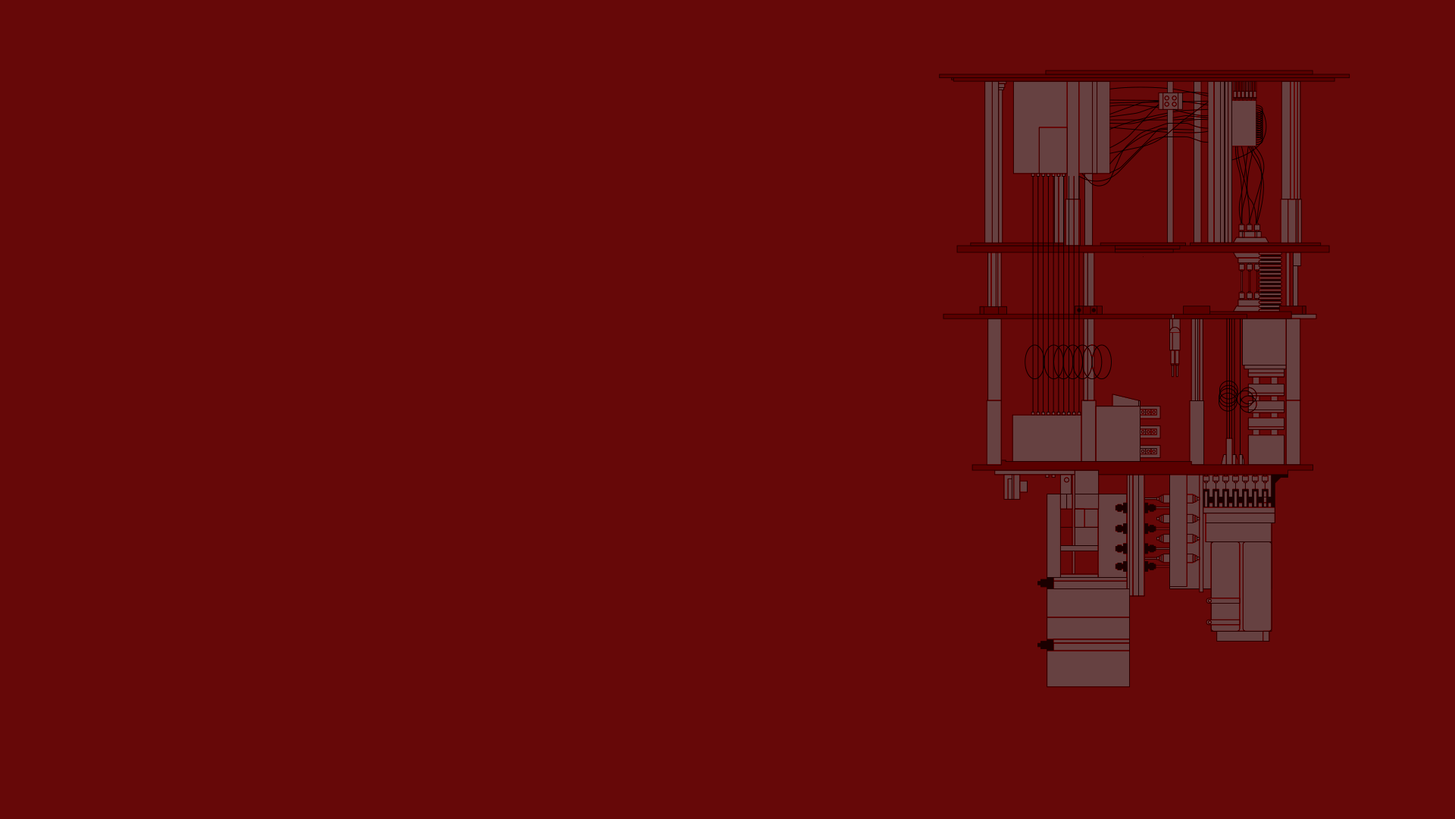
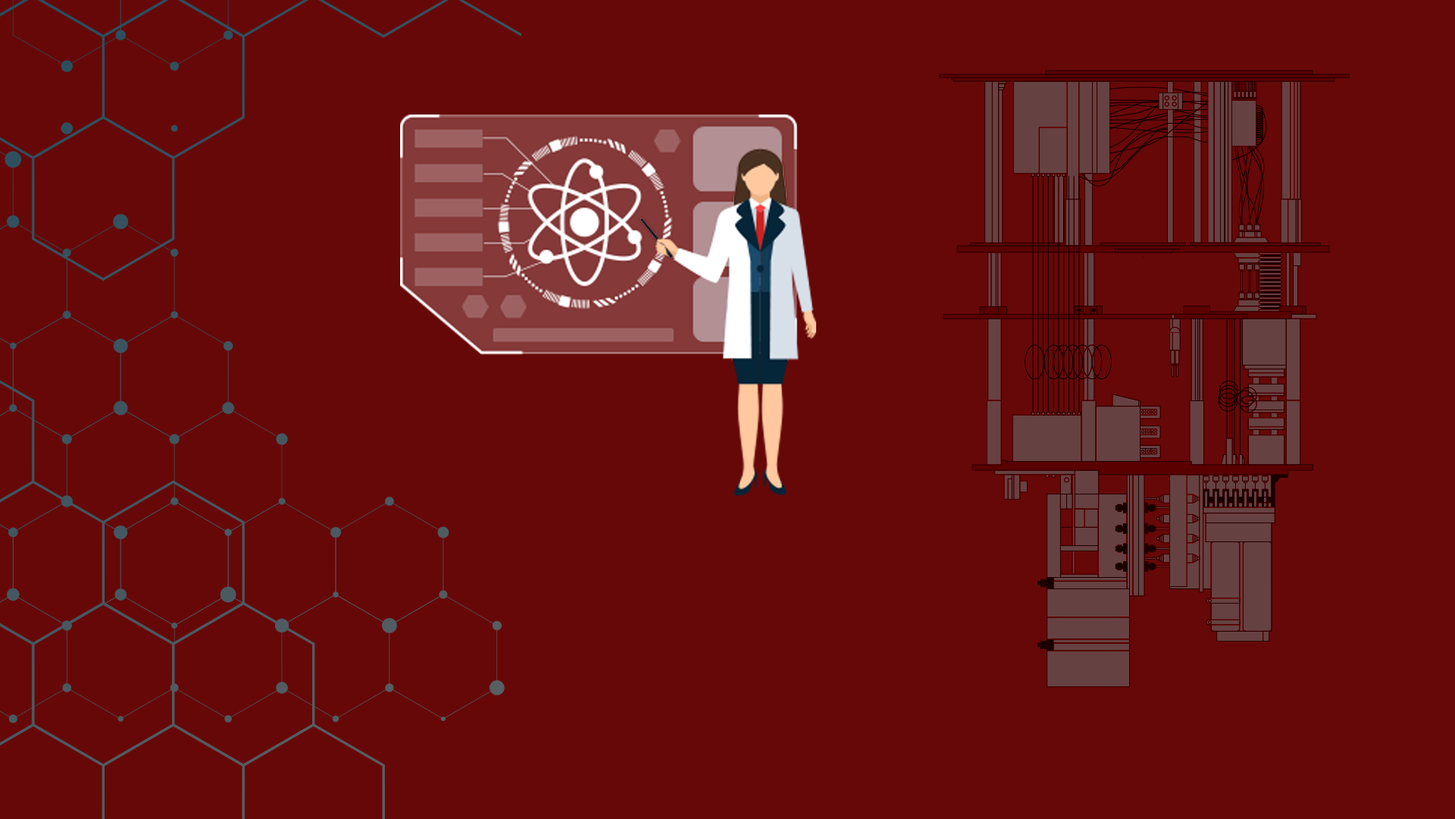
Layered file, before and after one edit (1455x819). Changes by layer:
added layer "Layer 4" above "Layer 3" over [400, 114, 817, 497]
added layer "Layer 2" above "Layer 1" over [0, 0, 522, 819]
